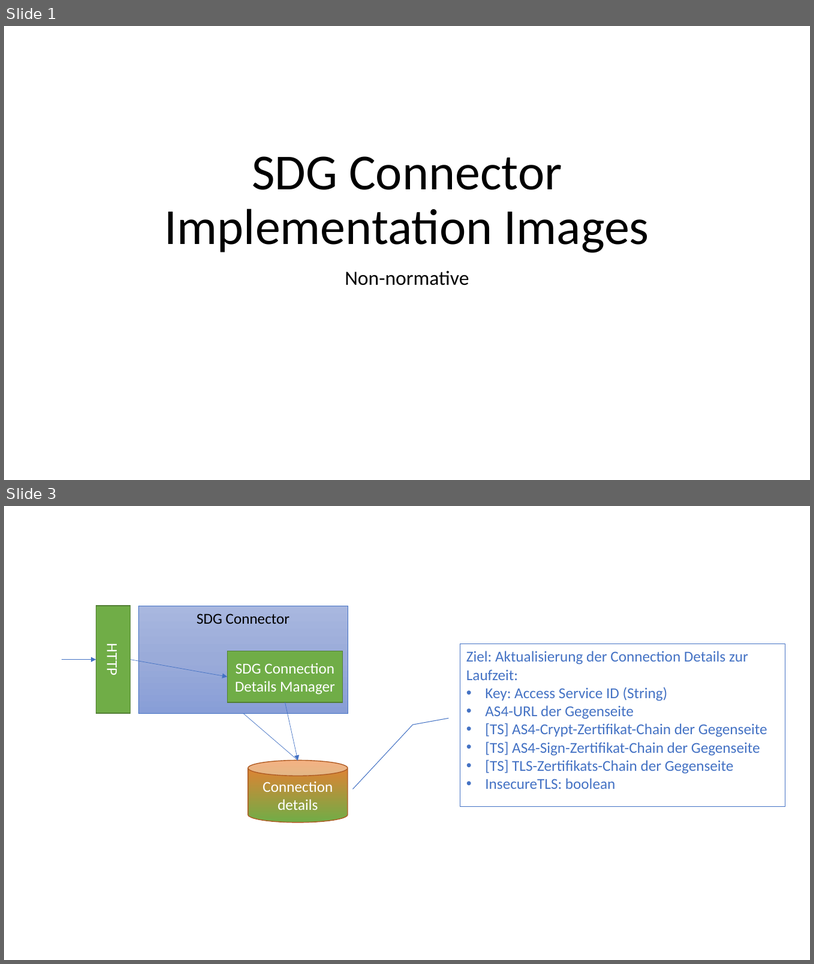
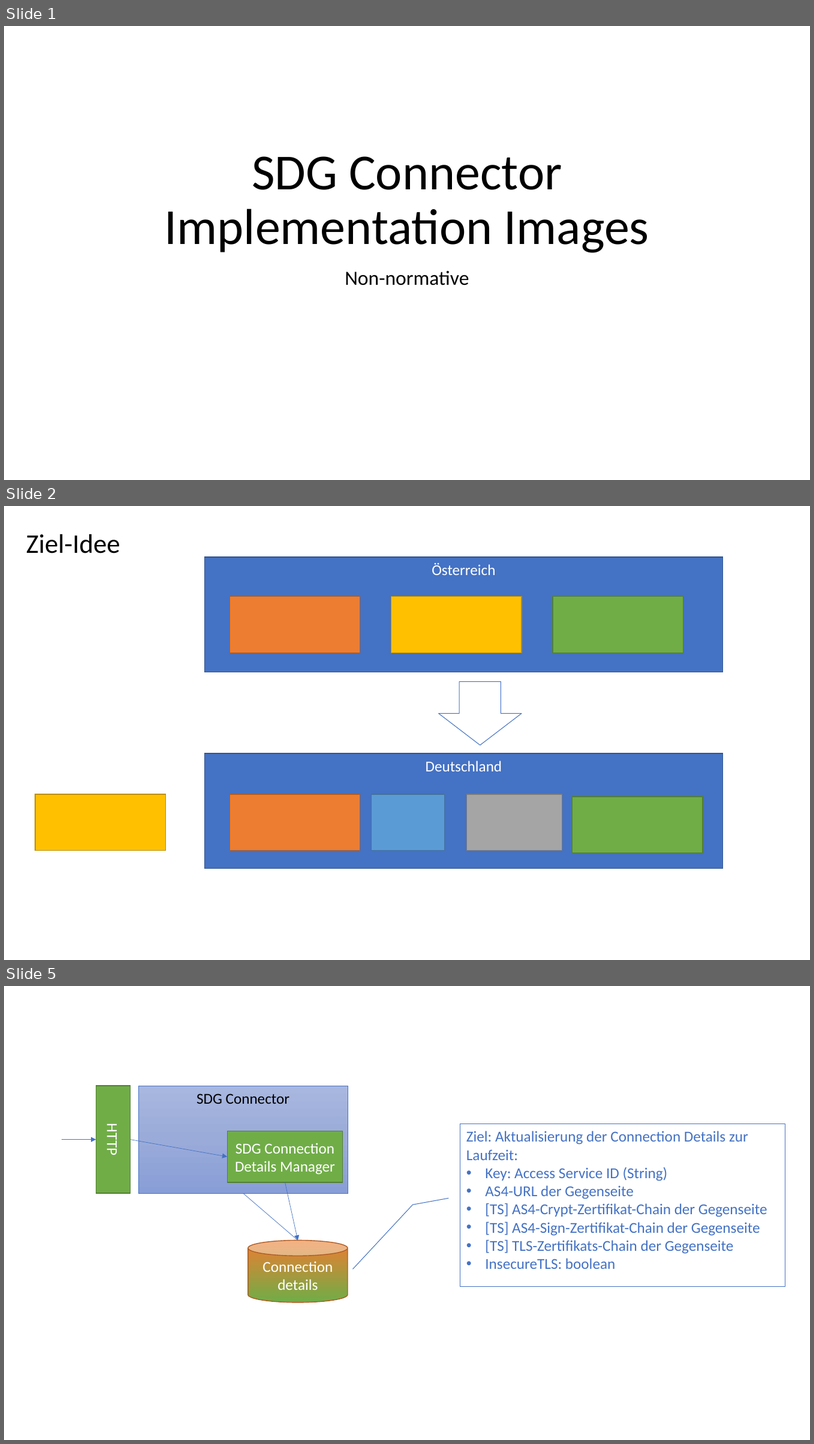
Before and after one commit to Governikus/SDG-shared-commons, a slide deck: docs/SDG Connector Implementation.pptx. Shown one above the other, each under a label of ours: slides 1 and 3 before the commit, slides 1, 2 and 5 after it; the slides between them are not shown. The pictures are 814x964 and 814x1444 pixels, drawn with LibreOffice and Linux fonts; fonts in the diff are those of the drawing. Boxes give left, top, right and bottom in pixels: in the first picture for what was removed or moved away, otherwise in the second. Text is boxed around its words. In the diff, an @@ line names an element or a change of style, - is before the commit and + after.

```diff
--- a/docs/SDG Connector Implementation.pptx
+++ b/docs/SDG Connector Implementation.pptx
@@ slide 2 added at bbox=[4, 506, 810, 960], background #FFFFFF @@
@@ text added at bbox=[26, 534, 120, 553], 32 pt, text #000000 @@
+Ziel-Idee
@@ rectangle added at bbox=[205, 557, 723, 672], fill #4472C4, outline #325491 1 pt, 18 pt, text #FFFFFF @@
+Österreich
@@ rectangle added at bbox=[230, 597, 360, 653], fill #ED7D31, outline #AF5C24 1 pt @@
@@ rectangle added at bbox=[391, 597, 522, 653], fill #FFC000, outline #BD8E00 1 pt @@
@@ rectangle added at bbox=[553, 597, 684, 653], fill #70AD47, outline #538035 1 pt @@
@@ down arrow added at bbox=[439, 681, 522, 745], outline #4472C4 0.75 pt @@
@@ rectangle added at bbox=[205, 753, 723, 868], fill #4472C4, outline #325491 1 pt, 18 pt, text #FFFFFF @@
+Deutschland
@@ rectangle added at bbox=[35, 794, 166, 850], fill #FFC000, outline #BD8E00 1 pt @@
@@ rectangle added at bbox=[230, 794, 360, 850], fill #ED7D31, outline #AF5C24 1 pt @@
@@ rectangle added at bbox=[372, 794, 445, 850], fill #5B9BD5, outline #43739E 1 pt @@
@@ rectangle added at bbox=[467, 794, 563, 850], fill #A5A5A5, outline #7A7A7A 1 pt @@
@@ rectangle added at bbox=[573, 796, 704, 853], fill #70AD47, outline #538035 1 pt @@
@@ what was slide 3 is now slide 5 @@
```
Also in this commit, not shown: 3 slides changed, 3 other slides added.
